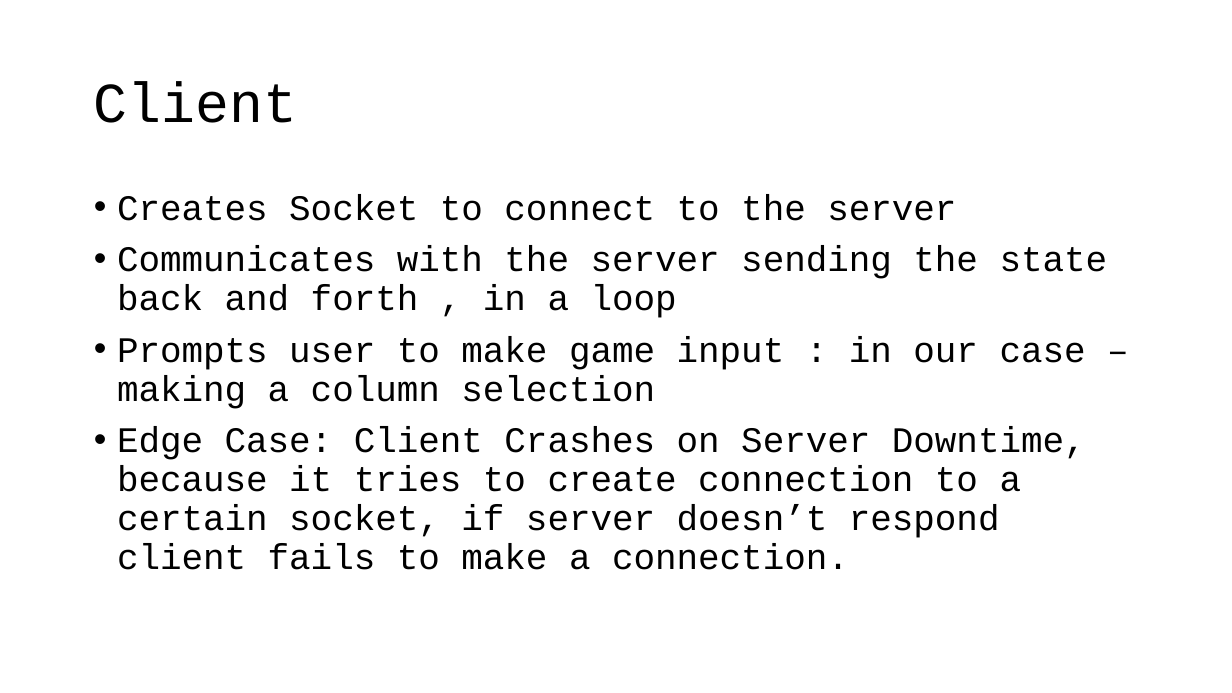
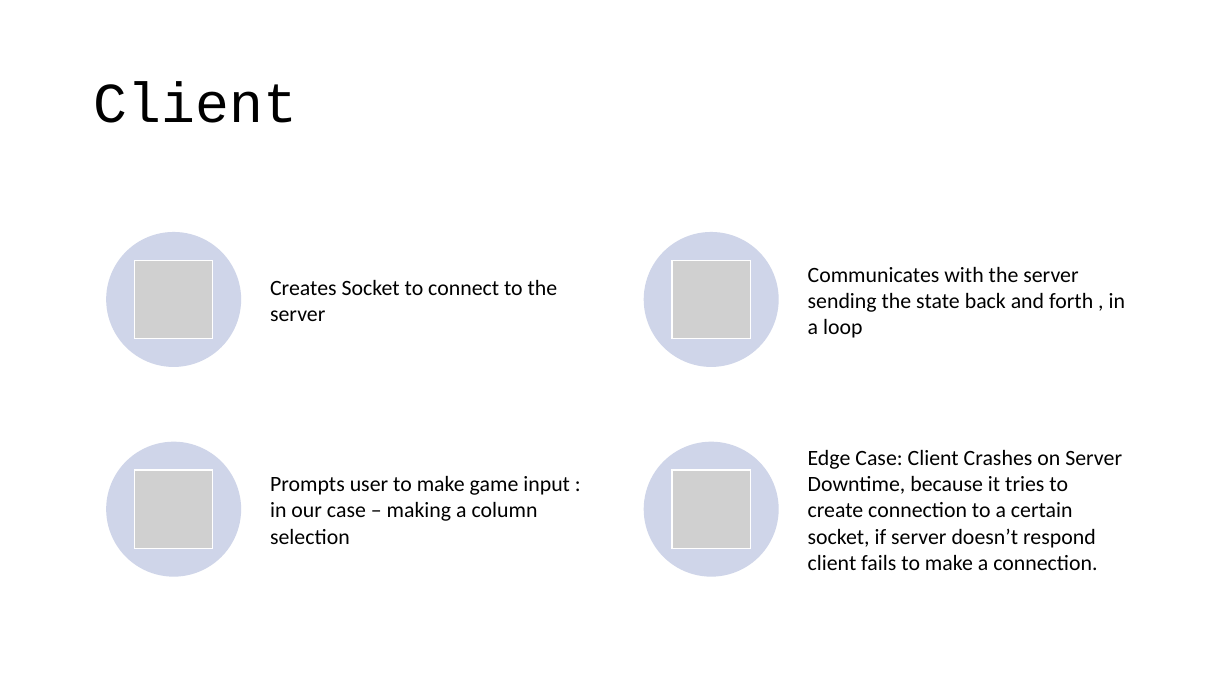
Before and after one commit to rahman-ashik/Demo-Game-Server, a slide deck: slide 6 of Game Server.pptx. Drawn at 1232x693 pixels with LibreOffice and Linux fonts; fonts in the diff are those of the drawing; grey boxes stand for pictures. Boxes give left, top, right and bottom in pixels: in the first picture for what was removed or moved away, otherwise in the second. Text is boxed around its words. In the diff, an @@ line names an element or a change of style, - is before the commit and + after.

```diff
--- a/Game Server.pptx
+++ b/Game Server.pptx
@@ text removed at (117, 194, 1108, 570) @@
-• Creates Socket to connect to the server
-• Communicates with the server sending the state back and forth , in a loop
-• Prompts user to make game input : in our case – making a column selection
-• Edge Case: Client Crashes on Server Downtime, because it tries to create connection to a certain socket, if server doesn’t respond client fails to make a connection.
@@ group added at (106, 232, 1125, 577): 4 ellipses, 4 pictures, 4 texts @@
+Creates Socket to connect to the server
+Communicates with the server sending the state back and forth , in a loop
+Prompts user to make game input : in our case – making a column selection
+Edge Case: Client Crashes on Server Downtime, because it tries to create connection to a certain socket, if server doesn’t respond client fails to make a connection.
```
Also in this commit, not shown: 5 other slides changed, 2 slides added, 1 slide removed, 3 other files.
